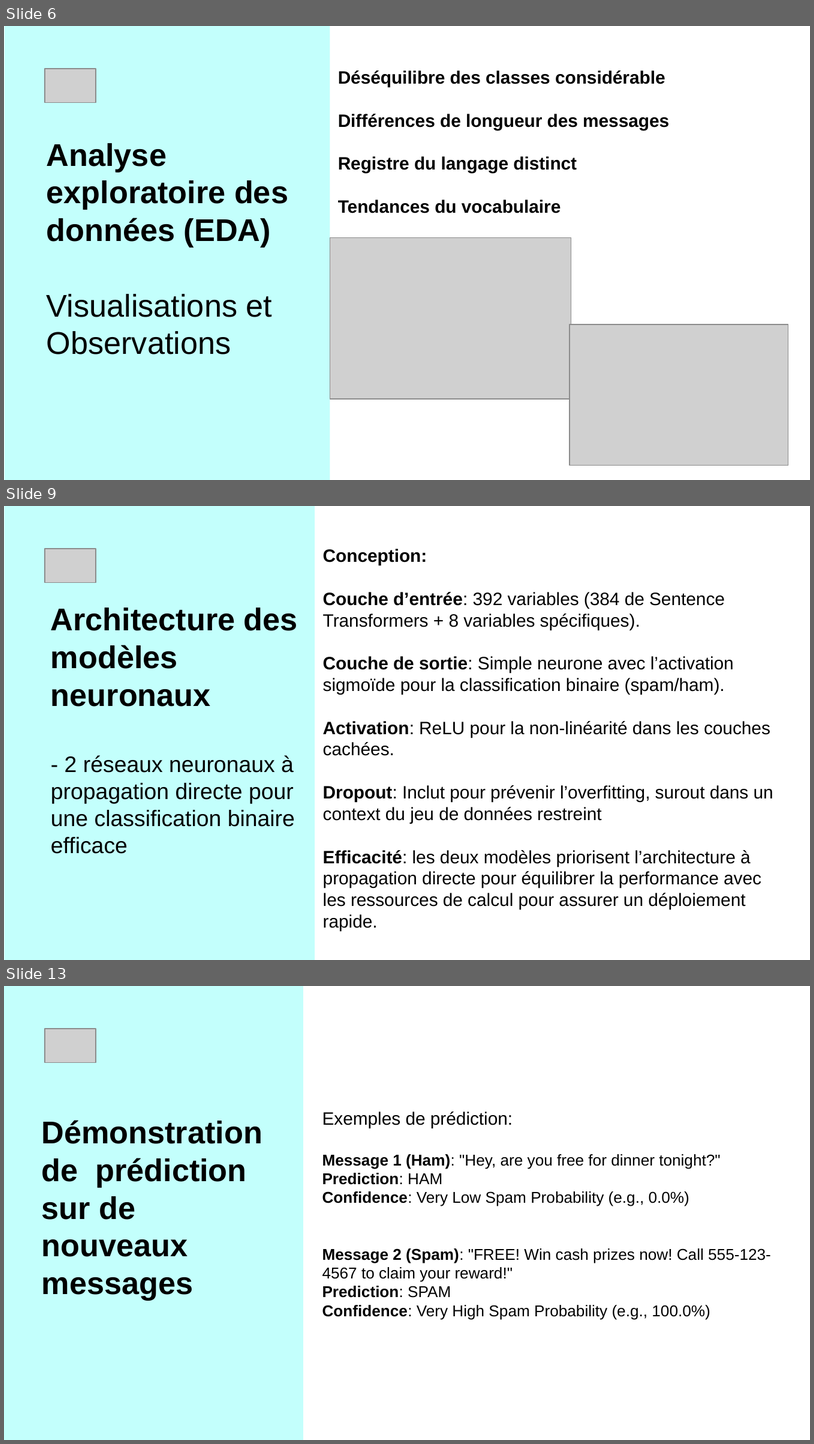
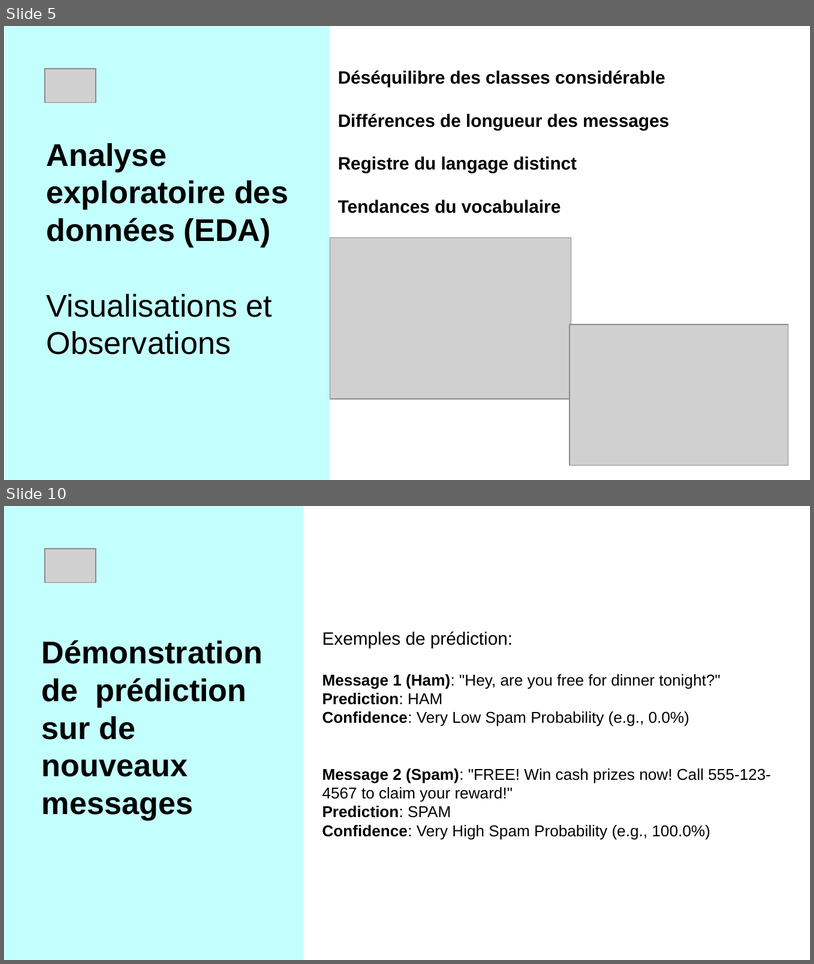
Before and after one commit to AgaHei/Spam-Detector, a slide deck: Project_AT&T_AH.pptx. Shown one above the other, each under a label of ours: slides 6, 9 and 13 before the commit, slides 5 and 10 after it; the slides between them are not shown. The pictures are 814x1444 and 814x964 pixels, drawn with LibreOffice and Linux fonts; fonts in the diff are those of the drawing; grey boxes stand for pictures. Boxes give left, top, right and bottom in pixels: in the first picture for what was removed or moved away, otherwise in the second. Text is boxed around its words. In the diff, an @@ line names an element or a change of style, - is before the commit and + after.

```diff
--- a/Project_AT&T_AH.pptx
+++ b/Project_AT&T_AH.pptx
@@ slide 9 removed at [4, 506, 810, 960], background #FFFFFF @@
@@ rectangle removed at [5, 506, 315, 959] @@
@@ picture removed at [45, 549, 96, 583] @@
@@ title removed at [323, 549, 774, 931] @@
-Conception:
-Couche d’entrée: 392 variables (384 de Sentence Transformers + 8 variables spécifiques).
-Couche de sortie: Simple neurone avec l’activation sigmoïde pour la classification binaire (spam/ham).
-Activation: ReLU pour la non-linéarité dans les couches cachées.
-Dropout: Inclut pour prévenir l’overfitting, surout dans un context du jeu de données restreint
-Efficacité: les deux modèles priorisent l’architecture à propagation directe pour équilibrer la performance avec les ressources de calcul pour assurer un déploiement rapide.
@@ title removed at [51, 607, 298, 853] @@
-Architecture des modèles neuronaux
-- 2 réseaux neuronaux à propagation directe pour une classification binaire efficace
@@ what was slide 6 is now slide 5 @@
@@ what was slide 13 is now slide 10 @@
```
Also in this commit, not shown: 8 slides changed, 2 other slides removed, 1 other file.
